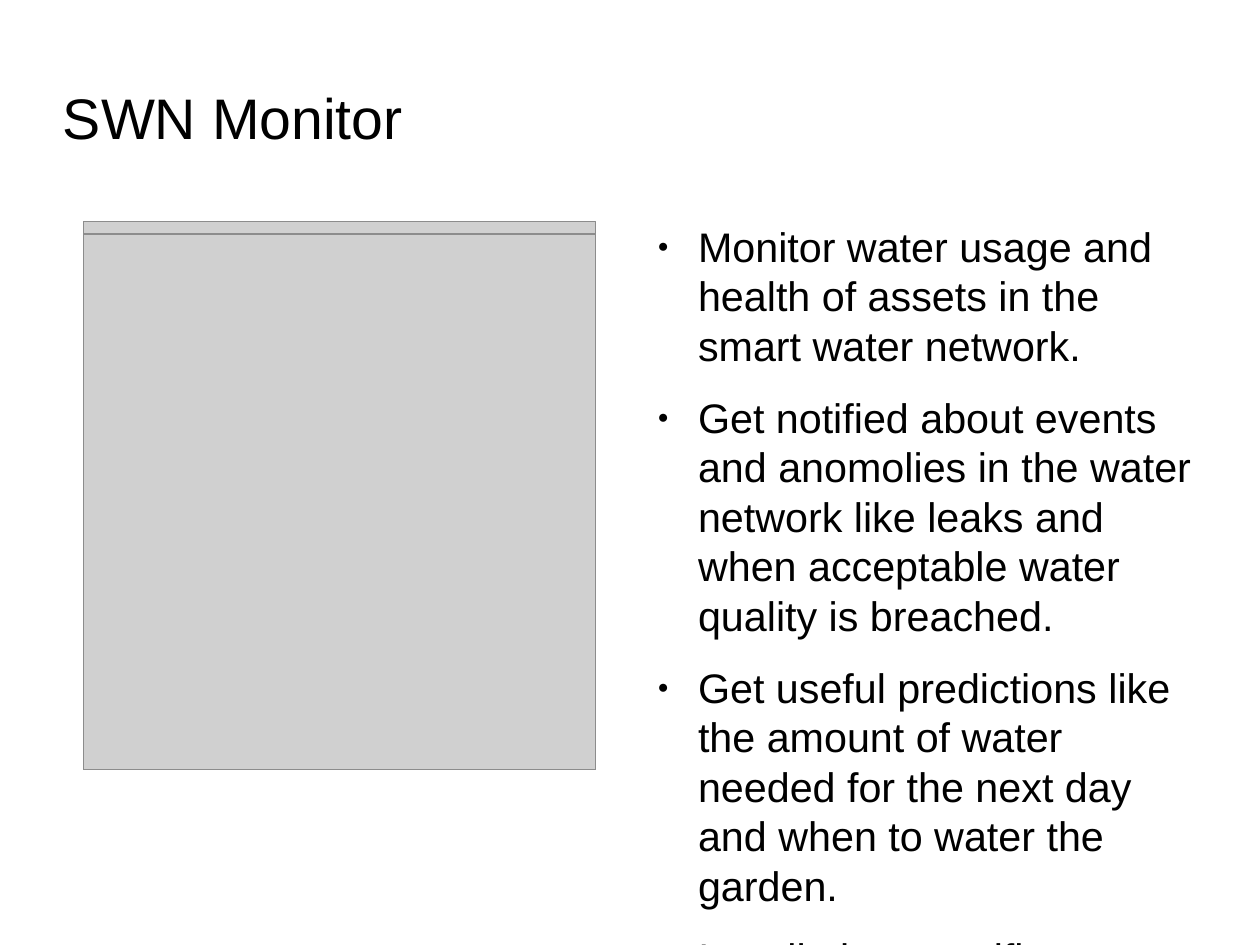
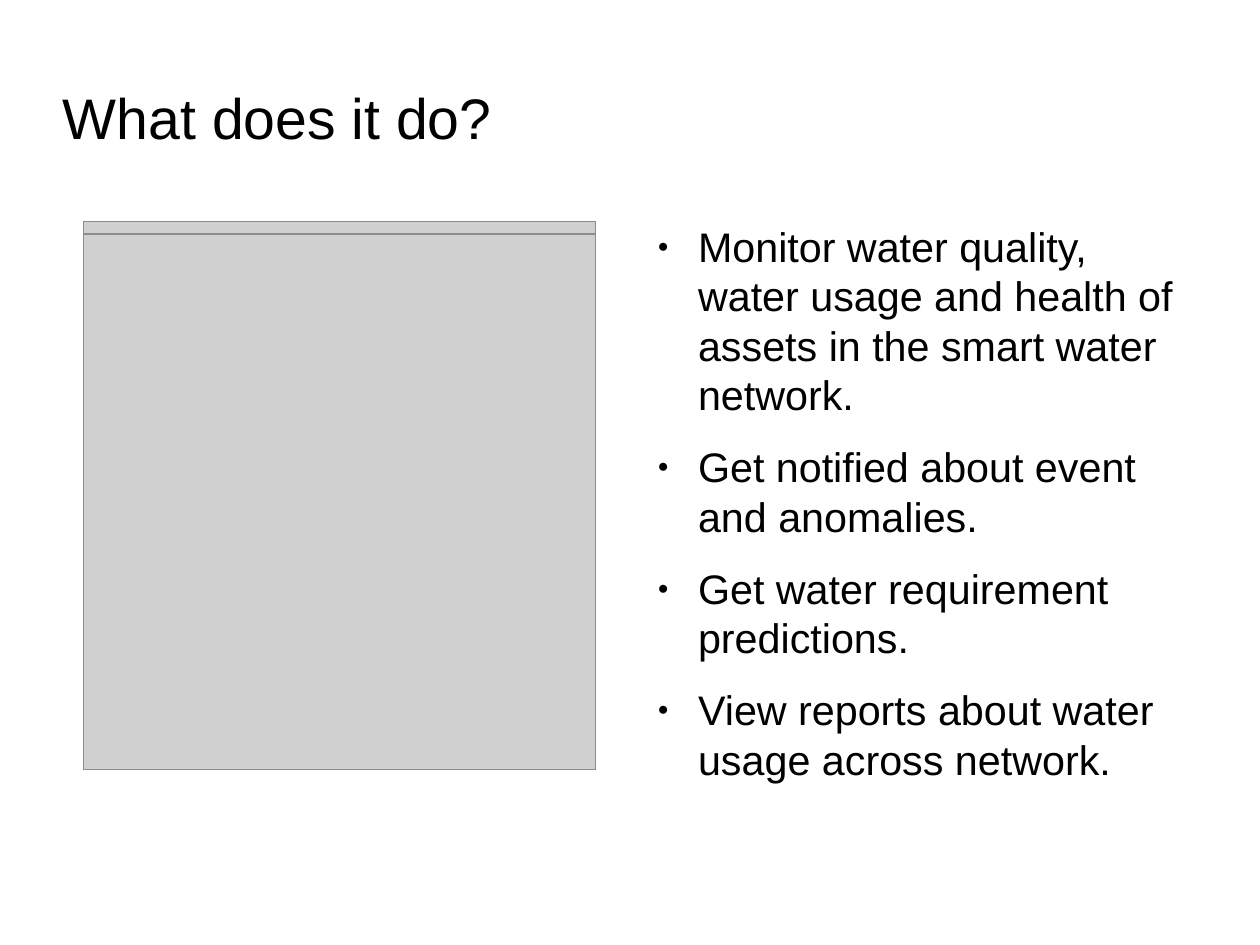
Before and after one commit to smartwatermanagement/self-healing-water-networks, a slide deck: slide 2 of Documentation/open house/SWN/presentation.odp (slide 1 before the commit). Drawn at 1260x945 pixels with LibreOffice and Linux fonts; fonts in the diff are those of the drawing; grey boxes stand for pictures; background and template pictures are left out. Boxes give left, top, right and bottom in pixels: in the first picture for what was removed or moved away, otherwise in the second. Text is boxed around its words. In the diff, an @@ line names an element or a change of style, - is before the commit and + after.

```diff
--- a/Documentation/open house/SWN/presentation.odp
+++ b/Documentation/open house/SWN/presentation.odp
@@ title at [63,97,491,140]: text changed @@
-SWN Monitor
+What does it do?
@@ text at [698,232,1172,783]: text changed @@
-● Monitor water usage and health of assets in the smart water network.
-● Get notified about events and anomolies in the water network like leaks and when acceptable water quality is breached.
-● Get useful predictions like the amount of water needed for the next day and when to water the garden.
-● Installation specific.
+● Monitor water quality, water usage and health of assets in the smart water network.
+● Get notified about event and anomalies.
+● Get water requirement predictions.
+● View reports about water usage across network.
```
Also in this commit, not shown: 4 slides added, 2 slides removed, 3 other files.
